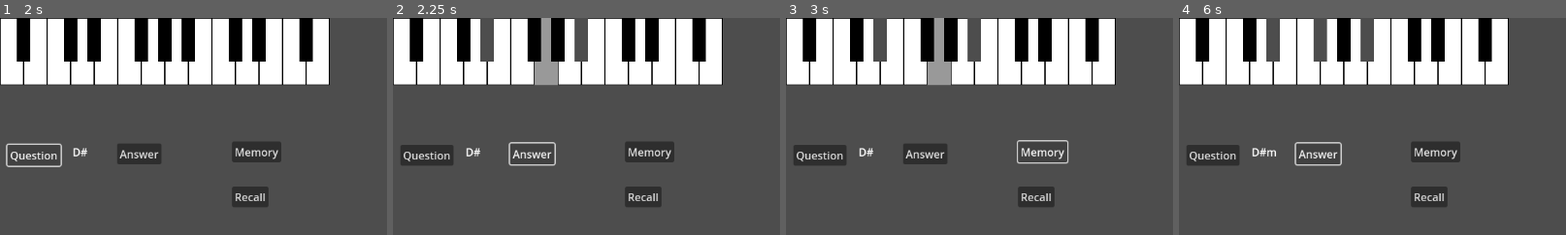
Above: before the commit, frames 1-4 (left to right).
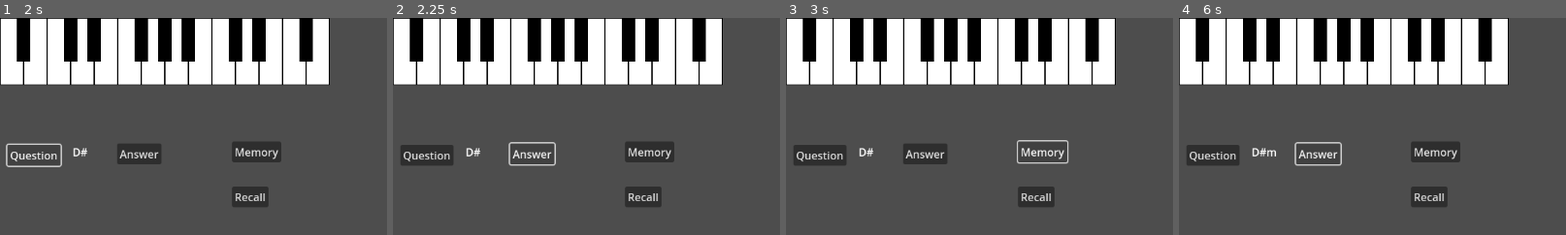
Above: after the commit, the same moments.

Repository: mjXmsdgh/godot_piano
Game: Godot game, scene res://scenes/chord_to_notes.tscn
Same seed, same stepped clock (60 frames per second), same inputs: the game is played once before the commit and once after it.
Inputs (mouse positions are % of the whole screen's width and height, from its top left):
- Up to frame 1 (2 s): click (2, 8) at 0.52 s; click "Question" at 1.25 s
- Up to frame 2 (2.25 s): click "Answer" at 2 s
- Up to frame 3 (3 s): click "Memory" at 2.75 s
- Up to frame 4 (6 s): click "Recall" at 3.5 s; click (2, 8) at 4.27 s; click "Question" at 5 s; click "Answer" at 5.75 s
The pictures show only the part of the screen within x 0-50%, y 0-50%; the shares and areas given below are measured in that part.

Frame 1 is identical in both runs. In frame 2, 2.6% of the frame differs, in the area x 22-51%, y 0-32%; in frame 3, 2.6%; in frame 4, 2.1%.

Commit message:
change by gemini

Diff:
--- a/godot_piano/scripts/key.gd
+++ b/godot_piano/scripts/key.gd
@@ -6,29 +6,32 @@
 const RESET_TIMER_NODE_PATH := "Timer"
 
 const SIGNAL_KEY_PRESSED := "key_pressed"
+const SIGNAL_KEY_RELEASED := "key_released" # STEP 5 で正式導入予定だが、ここで使用
 const DEFAULT_KEY_NAME := "none"
 
 @onready var sound_player: AudioStreamPlayer2D = get_node_or_null(AUDIO_PLAYER_NODE_PATH)
-@onready var texture_button: TextureButton = get_node_or_null(TEXTURE_BUTTON_NODE_PATH) # TextureButtonをonready varで取得
+@onready var texture_button: TextureButton = get_node_or_null(TEXTURE_BUTTON_NODE_PATH)
 @onready var reset_timer: Timer = get_node_or_null(RESET_TIMER_NODE_PATH)
 
 var original_texture_normal: Texture2D
 var key_name: String = DEFAULT_KEY_NAME
-var _is_properly_initialized := true # Flag to track initialization status
+var _is_properly_initialized := true # 基盤となる初期化が成功したかのフラグ
+
+enum KeyState { IDLE, PRESSED, DISABLED }
+var current_state: KeyState = KeyState.IDLE
 
 signal key_pressed(pressed_key_name: String)
+signal key_released(released_key_name: String) # タイマーリセット時に使用
 
 
 # Called when the node enters the scene tree for the first time.
 func _ready() -> void:
 	var missing_dependencies_messages: Array[String] = []
 
-	# Check for TextureButton first, as we need it for original_texture and disabling.
 	if texture_button == null:
 		missing_dependencies_messages.append("TextureButton ('%s') not found." % TEXTURE_BUTTON_NODE_PATH)
 		_is_properly_initialized = false
 	else:
-		# original_texture_normal should only be assigned if texture_button exists.
 		original_texture_normal = texture_button.texture_normal
 
 	if sound_player == null:
@@ -43,73 +46,130 @@
 		var error_message = "Key '%s' initialization failed. Missing dependencies: [%s]. Key functionality will be affected." \
 							% [name, ", ".join(missing_dependencies_messages)]
 		printerr(error_message)
+		current_state = KeyState.DISABLED
+		if texture_button: # TextureButton自体は存在する場合
+			texture_button.tooltip_text = "キーが正しく設定されていません。"
+	else:
+		current_state = KeyState.IDLE
+		if texture_button:
+			texture_button.tooltip_text = "" # エラーツールチップをクリア
 
-		if texture_button: # If texture_button itself exists, disable it.
-			texture_button.disabled = true
-			texture_button.tooltip_text = "Key is not properly configured." # Optional: provide UI feedback
-		# Optionally, make the key visually distinct to indicate it's broken
-		# modulate = Color.DARK_GRAY
-		return # Stop further setup if initialization failed
+	_update_visuals() # 初期状態に基づいて見た目を設定
+
 
 # Called every frame. 'delta' is the elapsed time since the previous frame.
 func _process(delta: float) -> void:
-	# STEP 3: 現状、このキーにはフレームごとの継続的な処理はありません。
-	# 将来的に、例えばキーが押されている間のアニメーションや、
-	# 他の継続的な状態変化を処理する必要が出てきた場合、
-	# ここにロジックを追加し、必要に応じて関数を分割することを検討します。
 	pass
+
+# --- 状態と見た目を管理するヘルパー関数 ---
+func _update_visuals() -> void:
+	if not texture_button:
+		return
+
+	match current_state:
+		KeyState.IDLE:
+			if original_texture_normal:
+				texture_button.texture_normal = original_texture_normal
+			texture_button.modulate = Color.WHITE
+			texture_button.disabled = false
+		KeyState.PRESSED:
+			# TextureButton の texture_pressed はマウスダウン時に自動で使用される。
+			# タイマーでリセットされるまで「押された」見た目を維持するために、
+			# texture_normal を手動で pressed テクスチャに設定する。
+			if texture_button.texture_pressed:
+				texture_button.texture_normal = texture_button.texture_pressed
+			elif original_texture_normal: # pressed テクスチャがない場合のフォールバック
+				texture_button.texture_normal = original_texture_normal
+				# 必要であれば、特定のテクスチャがない場合に押下状態を示すために modulate する
+				# texture_button.modulate = Color(0.85, 0.85, 0.85)
+			texture_button.disabled = false
+		KeyState.DISABLED:
+			if original_texture_normal: # 通常テクスチャを表示しつつ無効を示す
+				texture_button.texture_normal = original_texture_normal
+			texture_button.modulate = Color.DARK_GRAY # 見た目で無効を示す
+			texture_button.disabled = true
+
 
 # --- 既存の公開/シグナル接続関数 ---
 
 func set_freq(input_freq: float) -> void:
-	if not _is_properly_initialized:
+	if not _is_properly_initialized: # 初期化失敗時は設定不可
 		printerr("Cannot set frequency for key '", name, "'; key is not properly initialized.")
+		return
+	if current_state == KeyState.DISABLED: # 無効状態でも設定不可
+		printerr("Cannot set frequency for key '", name, "'; key is disabled.")
 		return
 
 	if sound_player:
 		sound_player.set_freq(input_freq)
 	else:
-		# This specific error might be redundant if sound_player missing leads to _is_properly_initialized = false
+		# このエラーは _is_properly_initialized チェックでカバーされるはず
 		printerr("Sound player not available to set frequency for key '", name, "', even after initial checks.")
 
 func set_key_name(input_key_name: String) -> void:
 	key_name = input_key_name
 
 func _on_texture_button_button_down() -> void:
-	play_sound()
-	emit_signal(SIGNAL_KEY_PRESSED, key_name)
+	if current_state == KeyState.DISABLED:
+		return # 無効状態なら何もしない
+
+	current_state = KeyState.PRESSED
+	_update_visuals()
+	play_sound() # play_sound は音声再生とタイマー開始を処理
+	# SIGNAL_KEY_PRESSED は play_sound 内で emit されるように変更 (またはここで維持)
+	# emit_signal(SIGNAL_KEY_PRESSED, key_name) # play_sound に移動させた方が責務分担として良い場合もある
 
 
+func _on_texture_button_button_up() -> void:
+	# キーが物理的に離された瞬間の処理が必要な場合はここに記述。
+	# 現在の設計ではタイマーで一定時間後にIDLE状態に戻している。
+	pass
+
 func play_sound() -> void:
-	if not _is_properly_initialized:
-		printerr("Key '", name, "' is not properly initialized. Cannot play sound.")
+	if not _is_properly_initialized or current_state == KeyState.DISABLED:
+		printerr("Key '", name, "' is not properly initialized or is disabled. Cannot play sound.")
 		return
-	# _are_playback_dependencies_met() のチェックは _is_properly_initialized でカバーされるため削除
 
 	# 音声再生
 	_execute_audio_playback()
 
-	# 見た目変更
-	_apply_pressed_visual_state()
+	# 見た目の変更は状態遷移と _update_visuals() で処理されるため、
+	# _apply_pressed_visual_state() の直接呼び出しは不要になった。
+	# _apply_pressed_visual_state()
+
+	# 見た目を元に戻すためのタイマーを開始
 	_initiate_visual_state_reset()
 
-# --- STEP 3: play_soundから呼び出されるヘルパー関数群 ---
+	emit_signal(SIGNAL_KEY_PRESSED, key_name)
+
+
+# --- play_soundから呼び出されるヘルパー関数群 ---
 
 func _execute_audio_playback() -> void:
 	"""音声再生を実行します。"""
-	sound_player.play_sound()
+	if sound_player: # sound_player の存在は _is_properly_initialized で保証される前提
+		sound_player.play_sound()
 
 func _apply_pressed_visual_state() -> void:
-	"""キーが押された時の見た目に変更します。"""
-	texture_button.texture_normal = texture_button.texture_pressed
+	"""キーが押された時の見た目に変更します。(現在は _update_visuals で処理)"""
+	# この関数のロジックは _update_visuals に統合されました。
+	# 呼び出し箇所も整理されたため、将来的には削除を検討できます。
+	# if texture_button and texture_button.texture_pressed:
+	# 	texture_button.texture_normal = texture_button.texture_pressed
+	pass
+
 
 func _initiate_visual_state_reset() -> void:
 	"""見た目を元に戻すためのタイマーを開始します。"""
-	reset_timer.start()
+	if reset_timer and current_state != KeyState.DISABLED: # 無効状態でなければタイマー開始
+		reset_timer.start()
 
 
 func _on_timer_timeout() -> void:
-	if texture_button:
-		texture_button.texture_normal = original_texture_normal
-	else:
-		printerr("TextureButton not found on timer timeout for key: ", name)
+	# DISABLED 状態に陥った後でもタイマーが作動する可能性を考慮
+	if current_state == KeyState.DISABLED:
+		return
+
+	current_state = KeyState.IDLE
+	_update_visuals()
+	emit_signal(SIGNAL_KEY_RELEASED, key_name)
